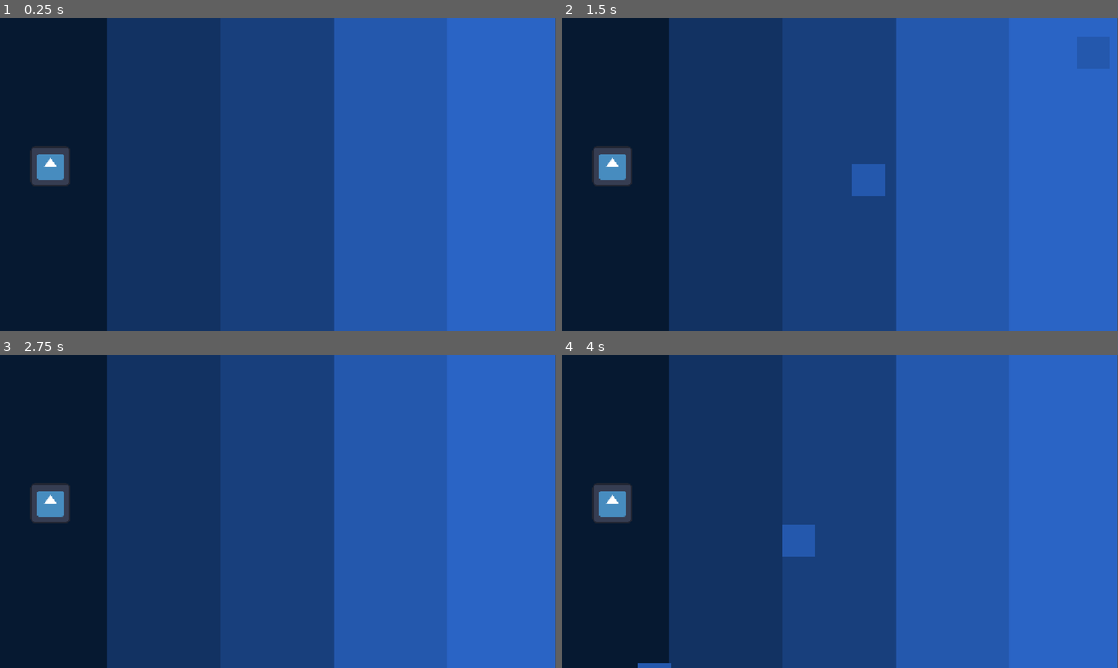
Above: before the commit, frames 1-4 (two rows, left to right).
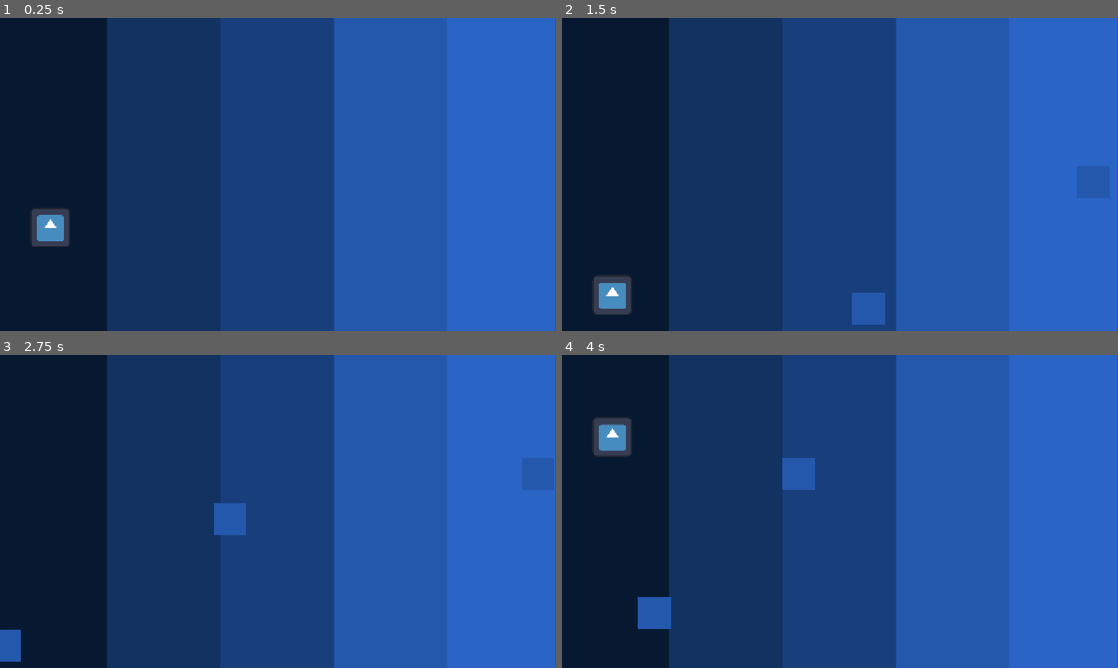
Above: after the commit, the same moments.

Repository: BaguetteLauncher31/Flow
Game: Godot game, scene res://node.tscn
Two runs of this game, one before a commit and one after it. Both use one fixed random seed, a clock stepped at 60 frames per second and the inputs below. The engine's default icon, where the game draws it, is replaced by a stand-in: a white triangle on a blue panel in a dark square.
Inputs (mouse positions are in pixels of both pictures, inside the frame that each line leads up to):
- Up to frame 1 (0.25 s): no input
- Up to frame 2 (1.5 s): tap Enter at 0.5 s; move the mouse to (962, 158) at 0.52 s; hold Right 0.53-1.28 s; tap Alt at 0.6 s; click (962, 158) at 0.67 s; tap Space at 1.25 s; move the mouse to (728, 190) at 1.27 s; hold S (down) from 1.28 s (still down); tap Shift at 1.35 s
- Up to frame 3 (2.75 s): move the mouse to (333, 442) at 2.02 s; release S (down) at 2.03 s; hold Right from 2.03 s (still down); tap Alt at 2.1 s
- Up to frame 4 (4 s): move the mouse to (812, 574) at 2.77 s; release Right at 2.78 s; hold W (up) 2.78-3.53 s; tap Shift at 2.85 s; click (812, 574) at 2.92 s; move the mouse to (1006, 558) at 3.52 s; hold Left from 3.53 s (still down); tap Alt at 3.6 s

The runs differ from the first frame. In frame 1, 1.8% of the frame differs, in the area x 5-13%, y 40-74%; in frame 2, 3.1%; in frame 3, 1.9%; in frame 4, 3.7%, in the area x 5-46%, y 19-100%.

Commit message:
made camera only move in horizontal direction, since y directional movement for camera is unnecesary

Diff:
--- /dev/null
+++ b/camera_2d.gd
@@ -0,0 +1,6 @@
+extends Camera2D
+
+@export var player: CharacterBody2D = null
+
+func _process(delta: float) -> void:
+	global_position.y = 197
--- a/node.tscn
+++ b/node.tscn
@@ -2,6 +2,7 @@
 
 [ext_resource type="Script" uid="uid://dcpvwnj4fqftw" path="res://node.gd" id="1_sy5k4"]
 [ext_resource type="Script" uid="uid://dacsq6ems7l4q" path="res://player.gd" id="2_112p8"]
+[ext_resource type="Script" uid="uid://c0i3p03oesqr1" path="res://camera_2d.gd" id="2_tda05"]
 [ext_resource type="Texture2D" uid="uid://dc7p74obpdky3" path="res://icon.svg" id="3_e2u21"]
 [ext_resource type="Texture2D" uid="uid://csxqe7ban8w6p" path="res://Screenshot 2026-10-10 173039.png" id="4_e2u21"]
 [ext_resource type="Texture2D" uid="uid://bsdtvb6cv01gu" path="res://Screenshot 2026-10-10 175118.png" id="5_bss38"]
@@ -21,6 +22,7 @@
 
 [node name="Camera2D" type="Camera2D" parent="Player" unique_id=993930465]
 position = Vector2(583, 214)
+script = ExtResource("2_tda05")
 
 [node name="Screenshot20261010175118" type="Sprite2D" parent="Player/Camera2D" unique_id=2031922289]
 position = Vector2(-1.5, 3.0517578e-05)
@@ -33,7 +35,7 @@
 texture = ExtResource("3_e2u21")
 
 [node name="CollisionShape2D" type="CollisionShape2D" parent="Player" unique_id=1453485210]
-position = Vector2(111.5, 197)
+position = Vector2(112, 197)
 shape = SubResource("RectangleShape2D_ubmik")
 
 [node name="test movement" type="StaticBody2D" parent="." unique_id=1001053089]
Not shown, added: camera_2d.gd.uid
